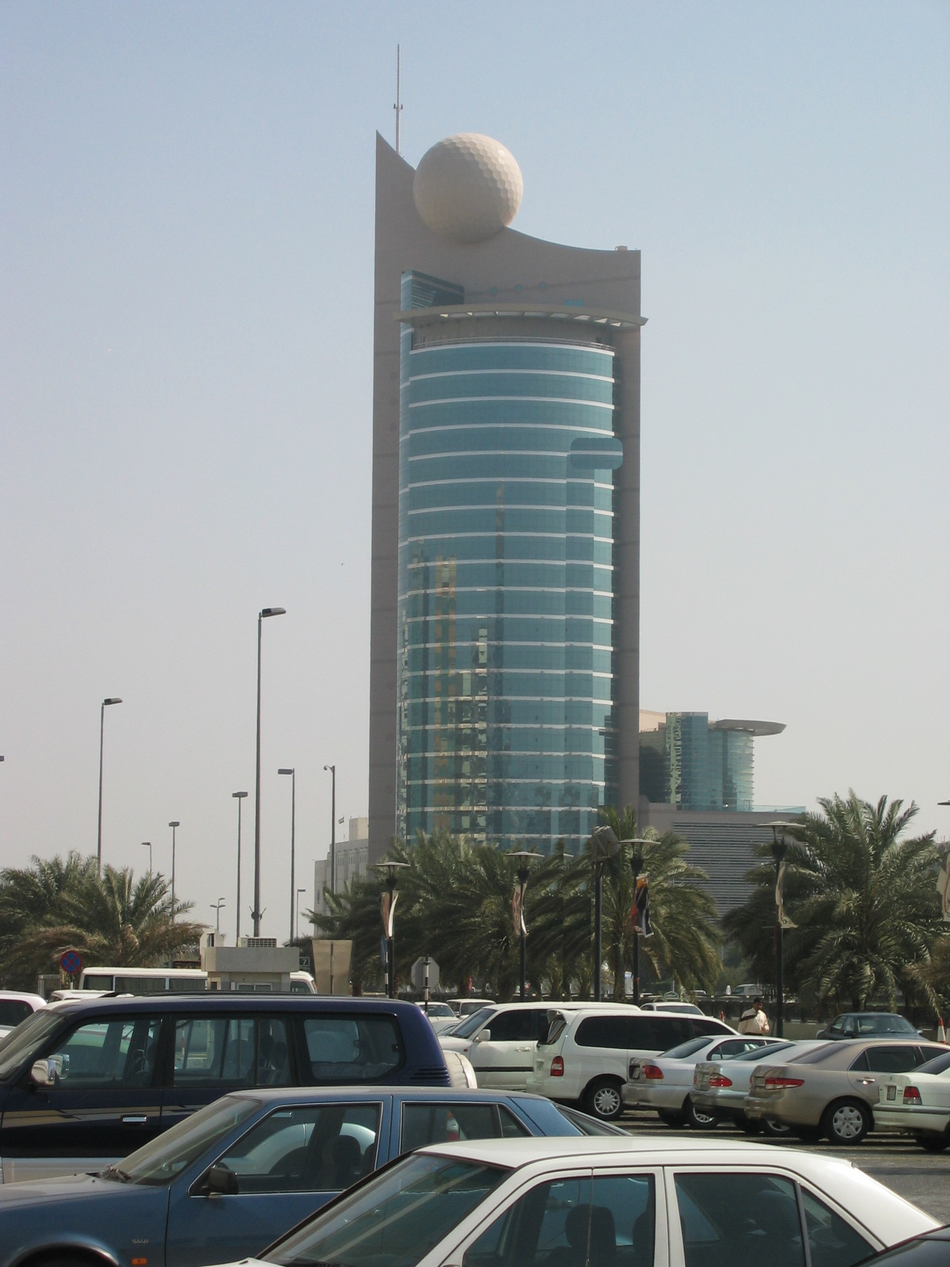
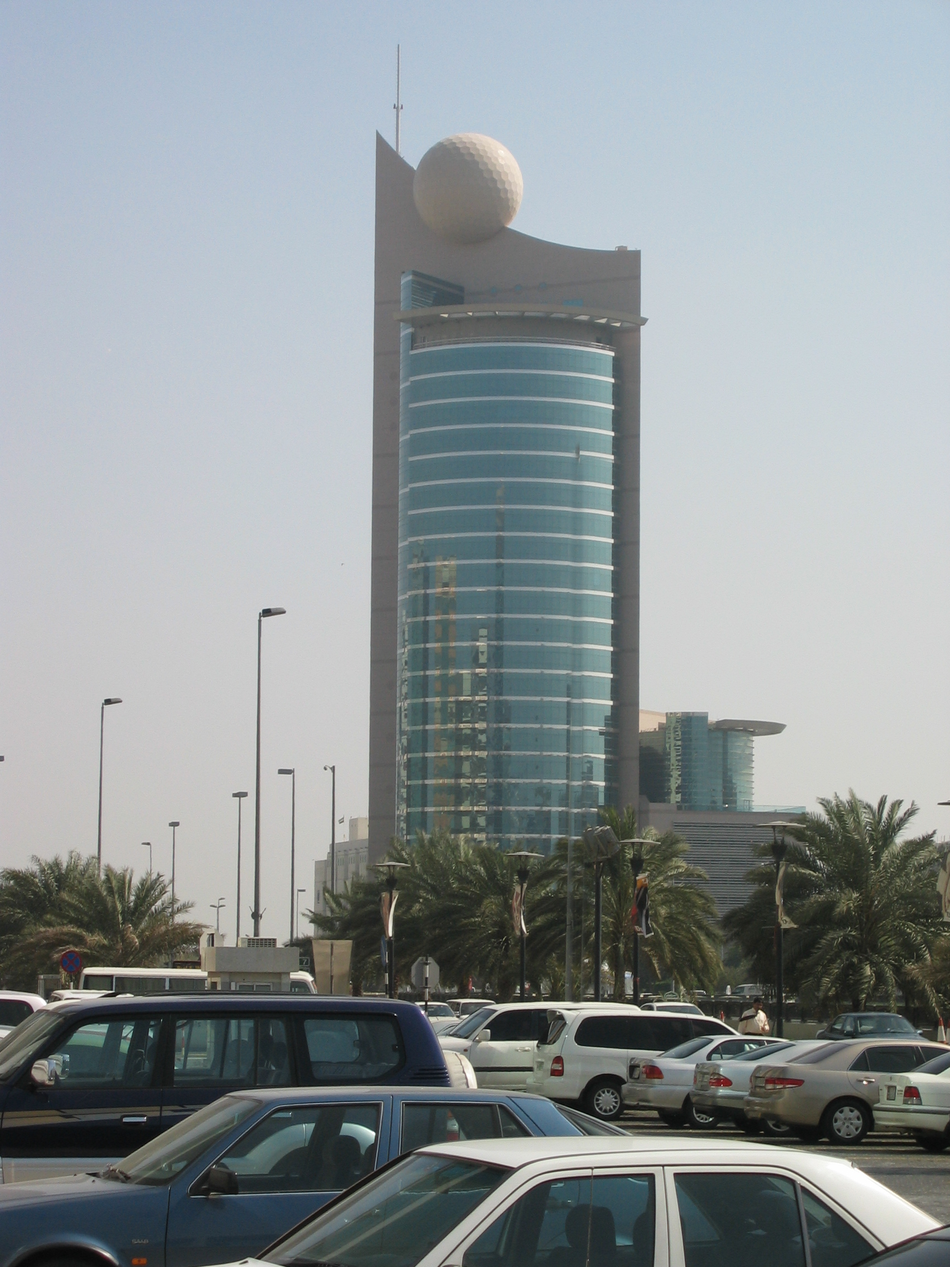
Revision of a layered 950 × 1267 image; what changed, layer by layer:
painted on "Background" over [561, 437, 624, 1011]
